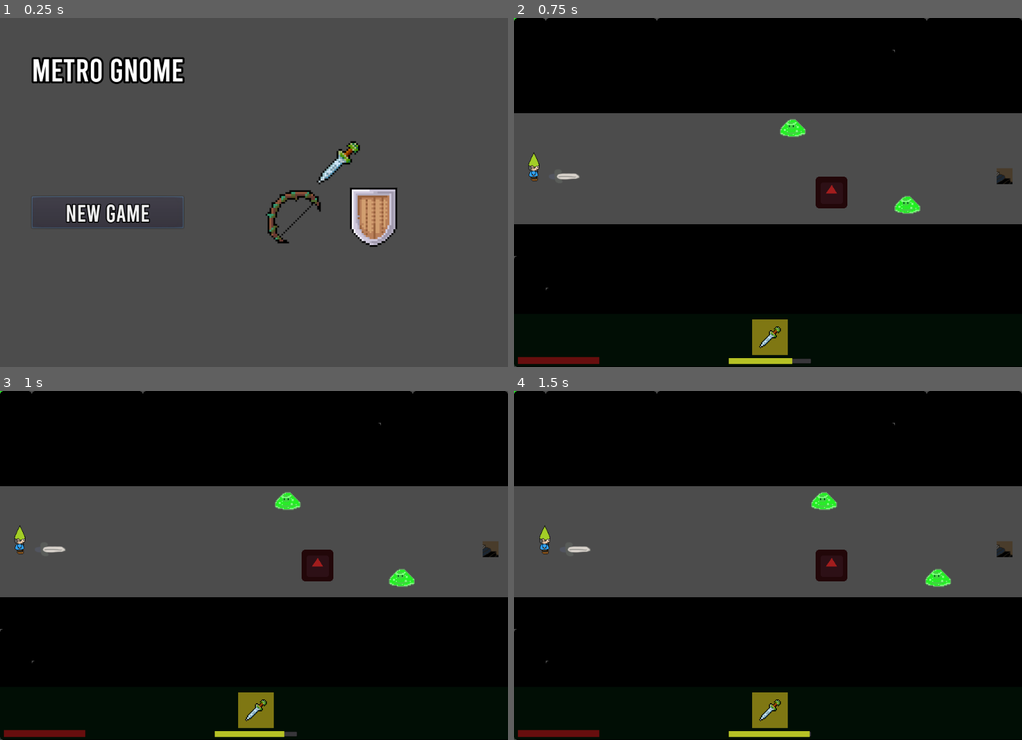
Above: before the commit, frames 1-4 (two rows, left to right).
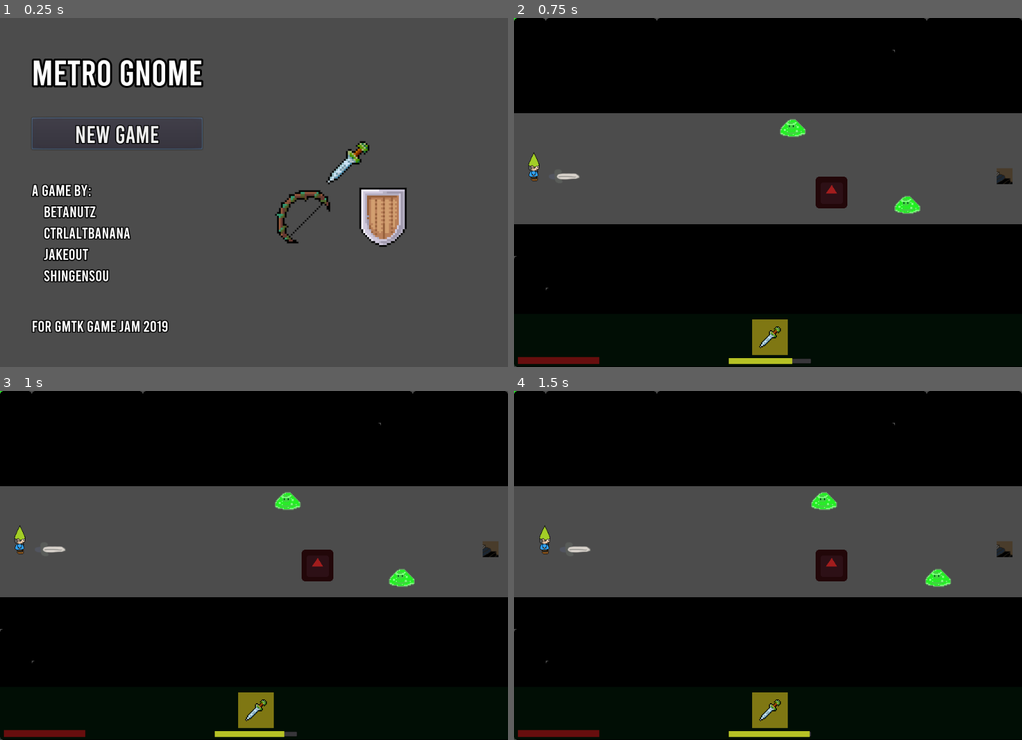
Above: after the commit, the same moments.

Repository: mfurtak/gmtk-game-jam-2019
Game: Godot game, scene res://menus/MainMenu.tscn
The game is run twice, just before and just after one commit, with the same random seed, the same clock (stepped at 60 frames per second) and the same inputs. The engine's default icon, where the game draws it, is replaced by a stand-in: a white triangle on a blue panel in a dark square.
Inputs:
- Up to frame 1 (0.25 s): no input
- Up to frame 2 (0.75 s): click "New Game" at 0.5 s
- Up to frame 3 (1 s): no input
- Up to frame 4 (1.5 s): hold Right (ui_right) from 1.28 s (still down)

The runs differ from the first frame. In frame 1, 9.1% of the frame differs, in the area x 6-81%, y 11-91%; in frame 2, nothing differs; in frame 3, nothing differs; in frame 4, nothing differs.

Commit message:
Edit main menu to have bylines

Diff:
--- a/gmtk-godot/Level9.tscn
+++ b/gmtk-godot/Level9.tscn
@@ -13,7 +13,6 @@
 
 [node name="Exit" parent="." instance=ExtResource( 1 )]
 position = Vector2( 448.428, 380.77 )
-next_scene = "res://Level1.tscn"
 you_win = true
 
 [node name="Enemies" type="Node" parent="."]
--- a/gmtk-godot/menus/MainMenu.tscn
+++ b/gmtk-godot/menus/MainMenu.tscn
@@ -1,11 +1,11 @@
-[gd_scene load_steps=6 format=2]
+[gd_scene load_steps=7 format=2]
 
 [ext_resource path="res://menus/MainMenu.gd" type="Script" id=1]
 [ext_resource path="res://fonts/Bebas-Regular.otf" type="DynamicFontData" id=2]
 [ext_resource path="res://sprites/title_image.png" type="Texture" id=3]
 
 [sub_resource type="DynamicFont" id=1]
-size = 64
+size = 72
 outline_size = 4
 outline_color = Color( 0, 0, 0, 1 )
 font_data = ExtResource( 2 )
@@ -16,8 +16,13 @@
 outline_color = Color( 0, 0, 0, 1 )
 font_data = ExtResource( 2 )
 
+[sub_resource type="DynamicFont" id=3]
+size = 32
+outline_size = 2
+outline_color = Color( 0, 0, 0, 1 )
+font_data = ExtResource( 2 )
+
 [node name="MainMenu" type="MarginContainer"]
-editor/display_folded = true
 anchor_right = 1.0
 anchor_bottom = 1.0
 margin_left = 64.0
@@ -28,44 +33,92 @@
 
 [node name="LeftRightSplit" type="HBoxContainer" parent="."]
 margin_right = 896.0
-margin_bottom = 576.0
+margin_bottom = 581.0
 
 [node name="LeftSide" type="VBoxContainer" parent="LeftRightSplit"]
-margin_right = 306.0
-margin_bottom = 576.0
+margin_right = 344.0
+margin_bottom = 581.0
+custom_constants/separation = 50
 
 [node name="GameName" type="Label" parent="LeftRightSplit/LeftSide"]
-margin_right = 306.0
-margin_bottom = 77.0
+margin_right = 344.0
+margin_bottom = 87.0
 rect_pivot_offset = Vector2( 90, 60 )
 custom_fonts/font = SubResource( 1 )
 text = "Metro Gnome"
 
 [node name="MenuButtons" type="VBoxContainer" parent="LeftRightSplit/LeftSide"]
-margin_top = 81.0
-margin_right = 306.0
-margin_bottom = 576.0
-size_flags_vertical = 3
-custom_constants/separation = 32
+margin_top = 137.0
+margin_right = 344.0
+margin_bottom = 201.0
+custom_constants/separation = 10
 alignment = 1
 
 [node name="NewGame" type="Button" parent="LeftRightSplit/LeftSide/MenuButtons"]
-margin_top = 215.0
-margin_right = 306.0
-margin_bottom = 279.0
+margin_right = 344.0
+margin_bottom = 64.0
 custom_fonts/font = SubResource( 2 )
 text = "New Game"
 
+[node name="Bylines" type="VBoxContainer" parent="LeftRightSplit/LeftSide"]
+margin_top = 251.0
+margin_right = 344.0
+margin_bottom = 492.0
+size_flags_vertical = 3
+alignment = 1
+
+[node name="Label" type="Label" parent="LeftRightSplit/LeftSide/Bylines"]
+margin_top = 15.0
+margin_right = 344.0
+margin_bottom = 54.0
+custom_fonts/font = SubResource( 3 )
+text = "A game by:"
+
+[node name="Label3" type="Label" parent="LeftRightSplit/LeftSide/Bylines"]
+margin_top = 58.0
+margin_right = 344.0
+margin_bottom = 97.0
+custom_fonts/font = SubResource( 3 )
+text = "    betanutz"
+
+[node name="Label4" type="Label" parent="LeftRightSplit/LeftSide/Bylines"]
+margin_top = 101.0
+margin_right = 344.0
+margin_bottom = 140.0
+custom_fonts/font = SubResource( 3 )
+text = "    ctrlaltbanana"
+
+[node name="Label5" type="Label" parent="LeftRightSplit/LeftSide/Bylines"]
+margin_top = 144.0
+margin_right = 344.0
+margin_bottom = 183.0
+custom_fonts/font = SubResource( 3 )
+text = "    jakeout"
+
+[node name="Label6" type="Label" parent="LeftRightSplit/LeftSide/Bylines"]
+margin_top = 187.0
+margin_right = 344.0
+margin_bottom = 226.0
+custom_fonts/font = SubResource( 3 )
+text = "    ShinGensou"
+
+[node name="Label7" type="Label" parent="LeftRightSplit/LeftSide"]
+margin_top = 542.0
+margin_right = 344.0
+margin_bottom = 581.0
+custom_fonts/font = SubResource( 3 )
+text = "For GMTK Game Jam 2019"
+
 [node name="RightSide" type="CenterContainer" parent="LeftRightSplit"]
-margin_left = 310.0
+margin_left = 348.0
 margin_right = 896.0
-margin_bottom = 576.0
+margin_bottom = 581.0
 size_flags_horizontal = 3
 
 [node name="GameLogo" type="TextureRect" parent="LeftRightSplit/RightSide"]
-margin_left = 133.0
-margin_top = 168.0
-margin_right = 453.0
-margin_bottom = 408.0
+margin_left = 114.0
+margin_top = 170.0
+margin_right = 434.0
+margin_bottom = 410.0
 texture = ExtResource( 3 )
 [connection signal="pressed" from="LeftRightSplit/LeftSide/MenuButtons/NewGame" to="." method="_on_NewGame_pressed"]
